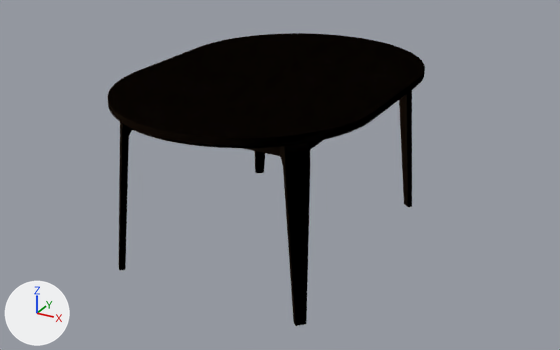
A saved change to the glTF model Table2.glb.
The view is the same before and after, from a camera (50 mm lens) standing at (1.55, -2.76, 1.69) and looking at (0.04, -0.01, 0.32). The axes (+X, +Y, +Z) are drawn at lower left. The lights are the same throughout. Vertices at the same position are counted once.
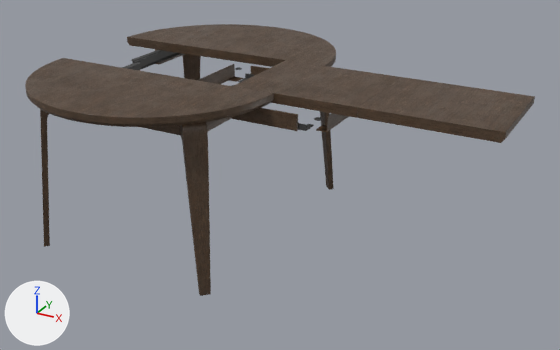
Pixel boxes (x1, y1, x2, y2) of what changed, in the pictures (560 x 350 px):
'Object003', reshaped, moved, turned, rescaled
    before: (108, 71, 376, 326)
    after: (25, 58, 274, 296)
'Cylinder016', reshaped, moved, turned, rescaled
    before: (199, 33, 425, 207)
    after: (127, 24, 336, 190)
'Object002.002', reshaped, moved, turned, rescaled
    before: (249, 62, 417, 119)
    after: (357, 77, 535, 143)
'Object002.001', reshaped, moved, turned, rescaled
    before: (139, 47, 300, 89)
    after: (234, 60, 400, 118)
'Line018', unchanged, uncovered by the edit
    after: (198, 64, 349, 132)

The change, as a diff of the scene's bpy script:
```diff
--- a/Table2.glb.py
+++ b/Table2.glb.py
@@ me_меш_030 @@
 me_меш_030.from_pydata(...)  # 5315 vertices, 10582 faces; spans x 0.0..1.42, y 0.0..1.45, z -1.03..1.03
 # used by ob_cylinder016; location = (-0.001, 0.014, 0.76); rotation_euler = (0.0, 1.571, 0.0), in degrees (0, 90, 0); scale = (0.535, 0.535, 0.535)
+# me_меш_030 part 3: the whole mesh is multiplied about its middle by the matrix ((0.0, 0.0, 534.564), (0.001, -534.564, 0.0), (-534.564, -0.001, 0.0)), then moved by (-1.4, 85.24, -288.04)
 me_меш_030.materials.append(mat_wood)
@@ me_меш_061 @@
 me_меш_061.from_pydata(...)  # 124 vertices, 244 faces; spans x -0.001..0.077, y -0.423..0.422, z -1.026..0.0
 # used by ob_object002_001; location = (-0.001, 0.014, 0.76); rotation_euler = (0.0, 1.571, 0.0), in degrees (0, 90, 0); scale = (0.535, 0.535, 0.535)
+# me_меш_061 part 2: the whole mesh is multiplied about the mesh origin by the matrix ((0.0, 0.0, 534.564), (0.0, -534.564, 0.0), (-534.564, 0.0, 0.0))
 me_меш_061.materials.append(mat_wood)
@@ me_меш_062 @@
 me_меш_062.from_pydata(...)  # 125 vertices, 245 faces; spans x -0.001..0.077, y -0.423..0.422, z 0.002..1.028
 # used by ob_object002_002; location = (-0.001, 0.014, 0.76); rotation_euler = (0.0, 1.571, 0.0), in degrees (0, 90, 0); scale = (0.535, 0.535, 0.535)
+# me_меш_062 part 1: the whole mesh is multiplied about the mesh origin by the matrix ((0.0, 0.0, 534.564), (0.0, -534.564, 0.0), (-534.563, 0.0, 0.0))
 me_меш_062.materials.append(mat_wood)
@@ me_меш_029 @@
 me_меш_029.from_pydata(...)  # 5344 vertices, 10582 faces; spans x 0.0..1.42, y -1.45..0.01, z -1.03..1.03
 # used by ob_object003; location = (-0.001, 0.014, 0.76); rotation_euler = (0.0, 1.571, 0.0), in degrees (0, 90, 0); scale = (0.535, 0.535, 0.535)
+# me_меш_029 part 4: the whole mesh is multiplied about its middle by the matrix ((0.0, 0.0, 534.564), (0.0, -534.564, 0.0), (-534.564, 0.0, 0.0)), then moved by (-0.71, -70.57, -359.27)
 me_меш_029.materials.append(mat_wood)
@@ ob_cylinder016 @@
 ob_cylinder016 = bpy.data.objects.new('Cylinder016', me_меш_030)
-ob_cylinder016.location = (-0.001, 0.014, 0.76)
-ob_cylinder016.rotation_euler = (0.0, 1.571, 0.0)  # degrees (0, 90, 0)
-ob_cylinder016.scale = (0.535, 0.535, 0.535)
+ob_cylinder016.location = (-0.428, 0.487, 0.669)
+ob_cylinder016.rotation_euler = (0.0, -3.142, 0.0)  # degrees (0, -180, 0)
+ob_cylinder016.scale = (-0.001, -0.001, -0.001)
@@ ob_object002_001 @@
 ob_object002_001 = bpy.data.objects.new('Object002.001', me_меш_061)
-ob_object002_001.location = (-0.001, 0.014, 0.76)
-ob_object002_001.rotation_euler = (0.0, 1.571, 0.0)  # degrees (0, 90, 0)
-ob_object002_001.scale = (0.535, 0.535, 0.535)
+ob_object002_001.location = (0.476, 0.014, 0.76)
+ob_object002_001.rotation_euler = (0.0, -3.142, 0.0)  # degrees (0, -180, 0)
+ob_object002_001.scale = (-0.001, -0.001, -0.001)
@@ ob_object002_002 @@
 ob_object002_002 = bpy.data.objects.new('Object002.002', me_меш_062)
-ob_object002_002.location = (-0.001, 0.014, 0.76)
-ob_object002_002.rotation_euler = (0.0, 1.571, 0.0)  # degrees (0, 90, 0)
-ob_object002_002.scale = (0.535, 0.535, 0.535)
+ob_object002_002.location = (0.476, 0.014, 0.76)
+ob_object002_002.rotation_euler = (0.0, -3.142, 0.0)  # degrees (0, -180, 0)
+ob_object002_002.scale = (-0.001, -0.001, -0.001)
@@ ob_object003 @@
 ob_object003 = bpy.data.objects.new('Object003', me_меш_029)
-ob_object003.location = (-0.001, 0.014, 0.76)
-ob_object003.rotation_euler = (0.0, 1.571, 0.0)  # degrees (0, 90, 0)
-ob_object003.scale = (0.535, 0.535, 0.535)
+ob_object003.location = (-0.431, -0.442, 0.74)
+ob_object003.rotation_euler = (0.0, -3.142, 0.0)  # degrees (0, -180, 0)
+ob_object003.scale = (-0.001, -0.001, -0.001)
```
